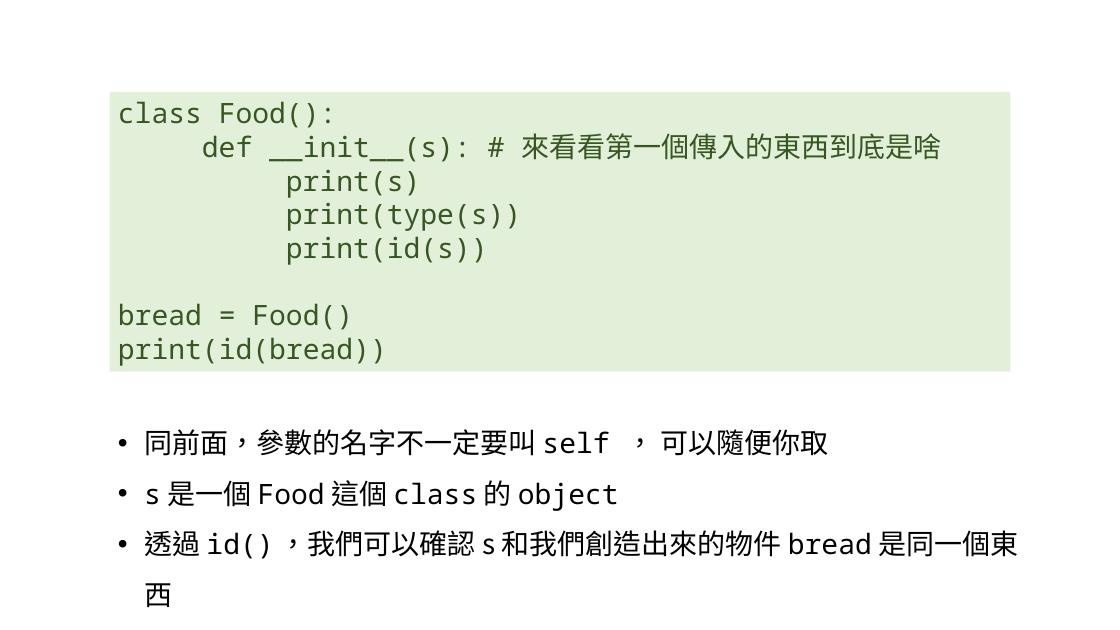
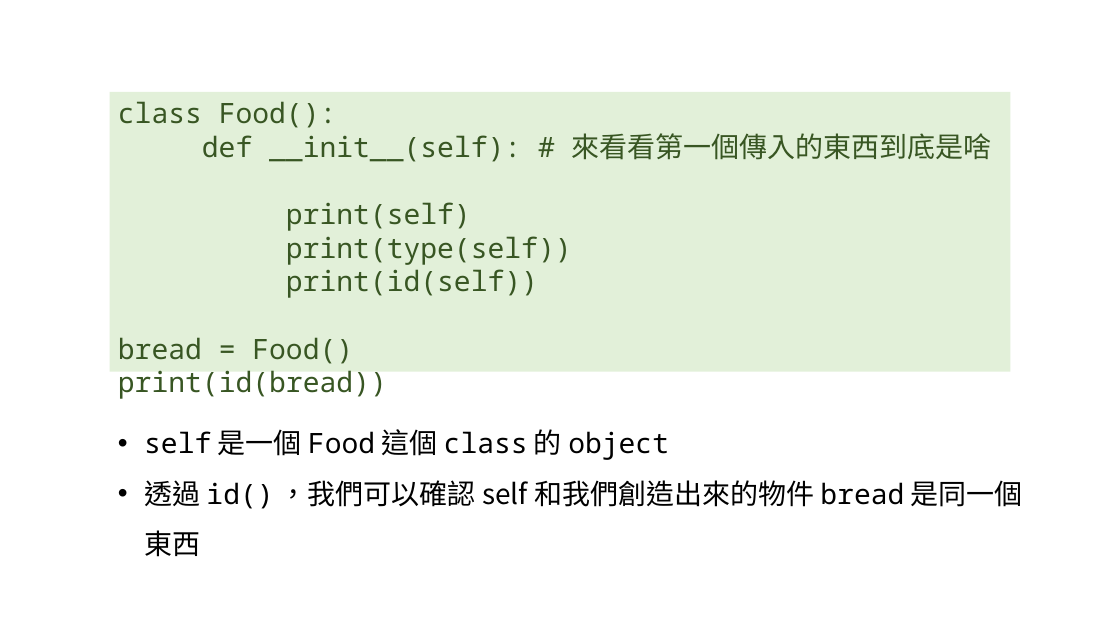
Before and after one commit to EnzoHuang0807/Sprout, a slide deck: slide 10 of slides/class.pptx. Drawn at 1120x630 pixels with LibreOffice and Linux fonts; fonts in the diff are those of the drawing. Boxes give left, top, right and bottom in pixels: in the first picture for what was removed or moved away, otherwise in the second. Text is boxed around its words. In the diff, an @@ line names an element or a change of style, - is before the commit and + after.

Commit message:
class ppt modify

```diff
--- a/slides/class.pptx
+++ b/slides/class.pptx
@@ text in rectangle at bbox=[202, 133, 992, 298]: text changed @@
-def __init__(s): # 來看看第一個傳入的東西到底是啥
-print(s)
-print(type(s))
-print(id(s))
+def __init__(self): # 來看看第一個傳入的東西到底是啥
+print(self)
+print(type(self))
+print(id(self))
@@ text at bbox=[144, 429, 1023, 557]: text changed @@
-• 同前面，參數的名字不一定要叫 self ， 可以隨便你取
-• s 是一個 Food 這個 class 的 object
-• 透過 id() ，我們可以確認 s 和我們創造出來的物件 bread 是同一個東西
+• self 是一個 Food 這個 class 的 object
+• 透過 id() ，我們可以確認 self 和我們創造出來的物件 bread 是同一個東西
```
Also in this commit, not shown: 5 other slides changed, 1 other file.
